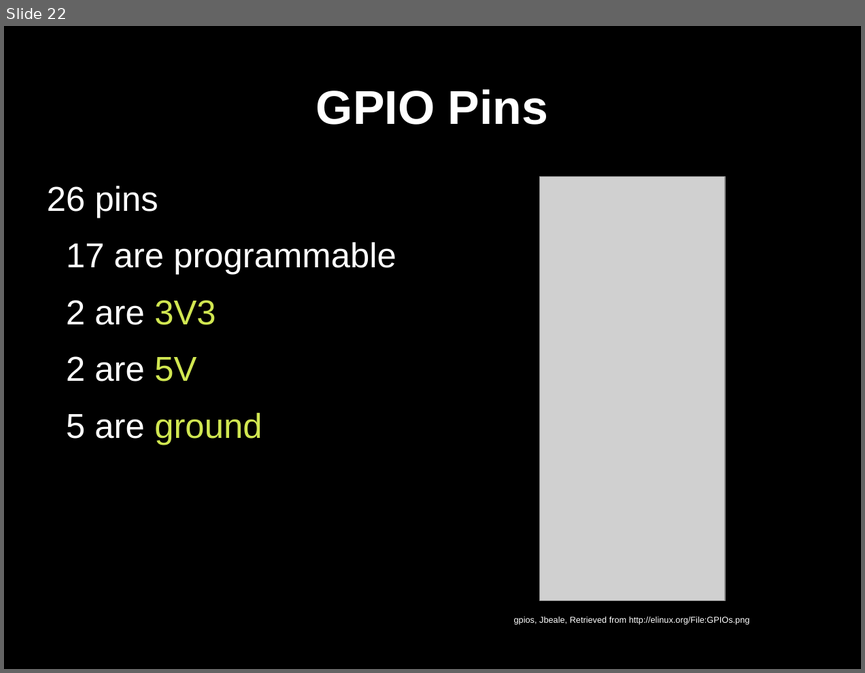
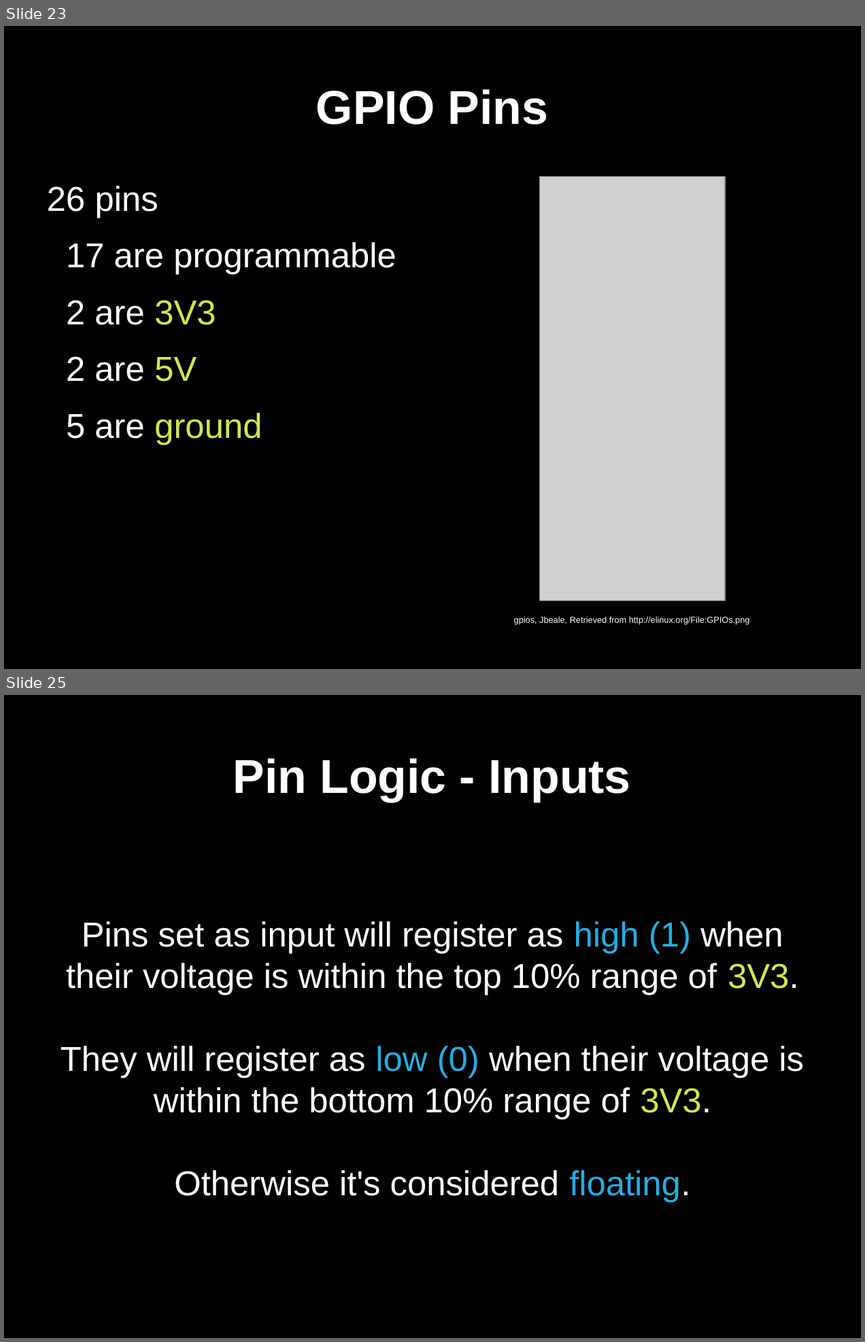
Before and after one commit to gaudeon/rpi_gpio_overview, a slide deck: slides/RPi GPIO Overview.odp. Shown one above the other, each under a label of ours: slide 22 before the commit, slides 23 and 25 after it; the slides between them are not shown. The pictures are 865x673 and 865x1342 pixels, drawn with LibreOffice and Linux fonts; fonts in the diff are those of the drawing; grey boxes stand for pictures. Boxes give left, top, right and bottom in pixels: in the first picture for what was removed or moved away, otherwise in the second. Text is boxed around its words. In the diff, an @@ line names an element or a change of style, - is before the commit and + after.

```diff
--- a/slides/RPi GPIO Overview.odp
+++ b/slides/RPi GPIO Overview.odp
@@ slide 25 added at [4, 695, 861, 1338], background #000000 @@
@@ title added at [233, 758, 630, 802], 44 pt, text #FFFFFF, bold @@
+Pin Logic - Inputs
@@ subtitle added at [60, 921, 804, 1203], 32 pt, text #FFFFFF @@
+Pins set as input will register as high (1) when their voltage is within the top 10% range of 3V3.
+They will register as low (0) when their voltage is within the bottom 10% range of 3V3.
+Otherwise it's considered floating.
@@ what was slide 22 is now slide 23 @@
```
Also in this commit, not shown: 7 slides changed, 6 other slides added.
